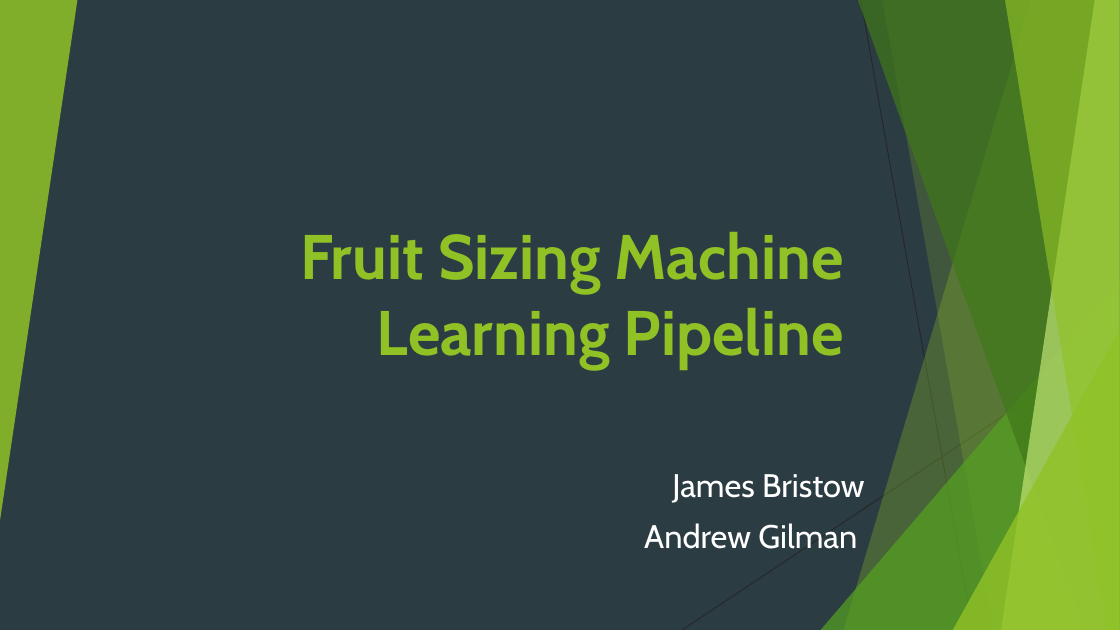
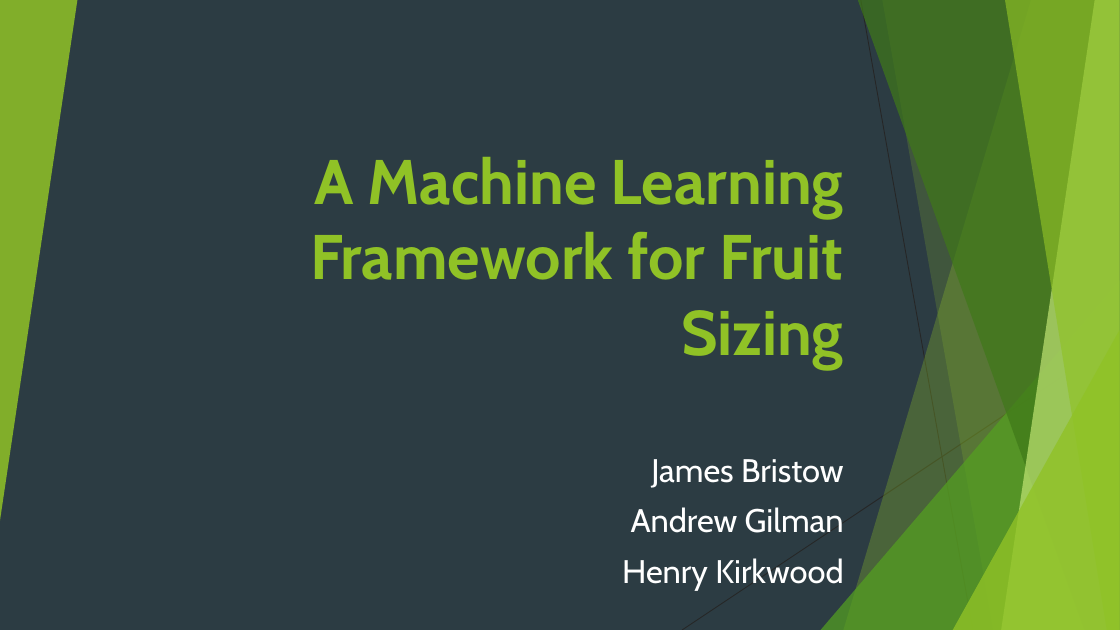
Before and after one commit to JBris/ml_pipeline, a slide deck: slide 1 of resources/ml_pipeline.pptx. Drawn at 1120x630 pixels with LibreOffice and Linux fonts; fonts in the diff are those of the drawing; background and template pictures are left out. Boxes give left, top, right and bottom in pixels: in the first picture for what was removed or moved away, otherwise in the second. Text is boxed around its words. In the diff, an @@ line names an element or a change of style, - is before the commit and + after.

```diff
--- a/resources/ml_pipeline.pptx
+++ b/resources/ml_pipeline.pptx
@@ title at (x1=310, y1=157, x2=844, y2=369): text changed @@
-Fruit Sizing Machine Learning Pipeline
+A Machine Learning Framework for Fruit Sizing
@@ subtitle "James Bristow" moved from (x1=644, y1=474, x2=865, y2=549) to (x1=622, y1=459, x2=844, y2=591) @@
@@ subtitle at (x1=622, y1=558, x2=843, y2=591): paragraph added @@
+Henry Kirkwood
```
Also in this commit, not shown: 5 other slides changed, 11 slides added, 4 slides removed, 7 other files.
